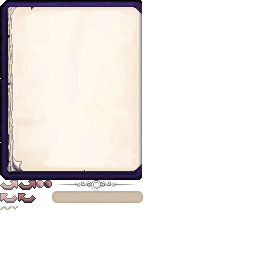
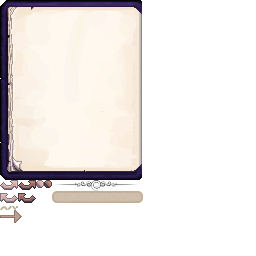
Two versions of the same layered image (256×256). Layer-by-layer changes:
added layer "Layer 2" above "hr_text" over [0,210,22,223]
